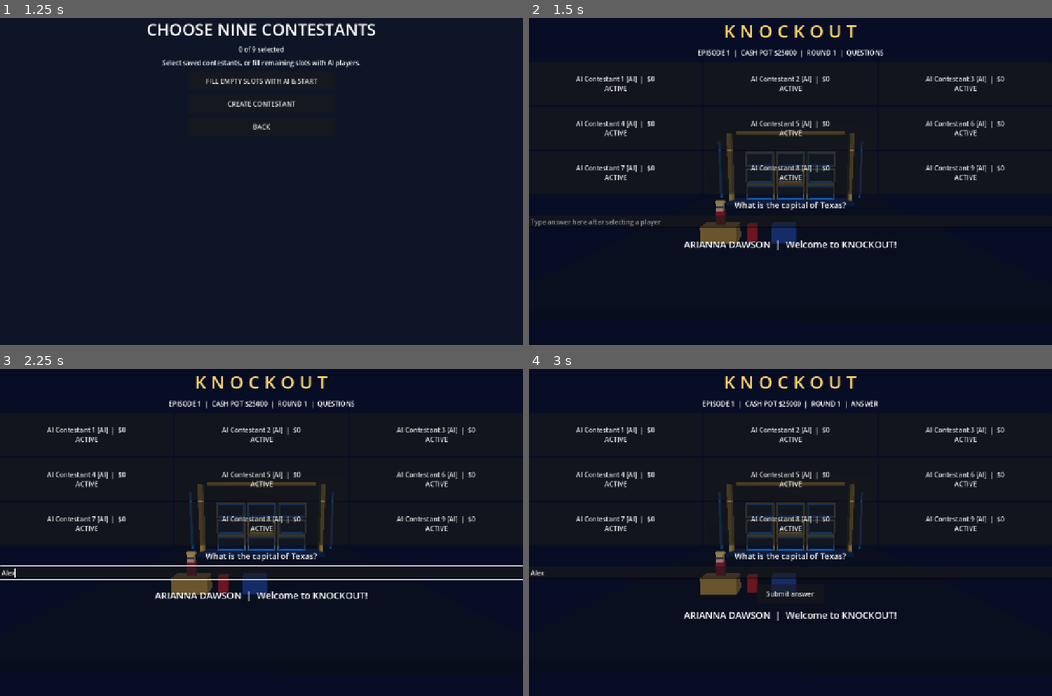
Above: before the commit, frames 1-4 (two rows, left to right).
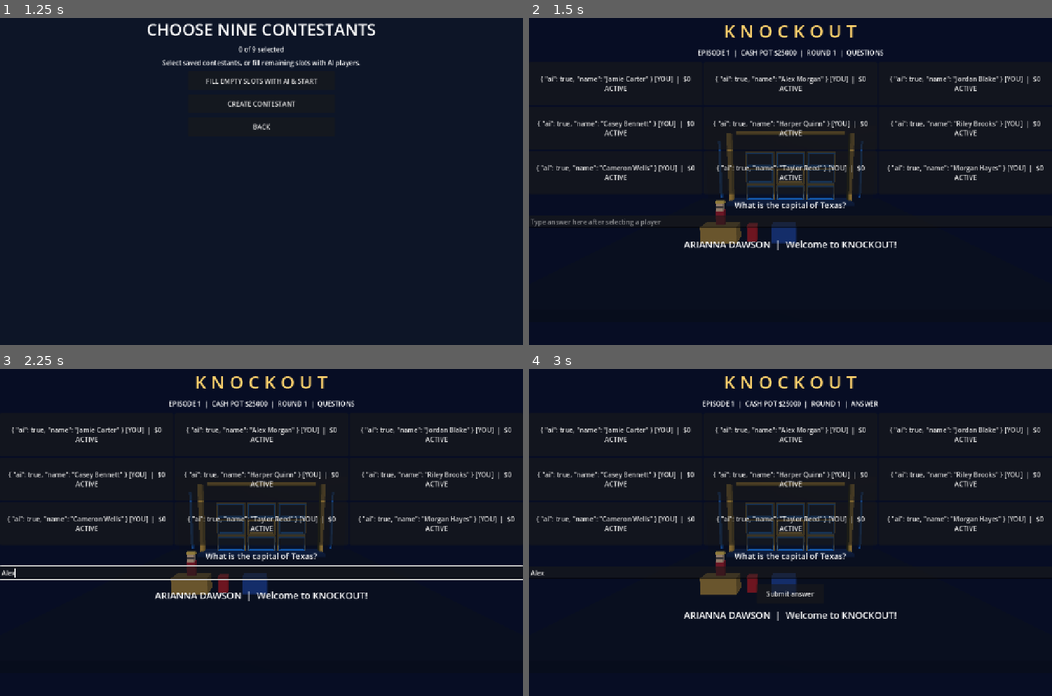
Above: after the commit, the same moments.

Repository: Becksploder2/Knockout
Game: Godot game, scene res://scenes/launcher.tscn
Two runs of this game, one before a commit and one after it. Both use one fixed random seed, a clock stepped at 60 frames per second and the inputs below.
Inputs (mouse positions are in pixels of both pictures, inside the frame that each line leads up to):
- Up to frame 1 (1.25 s): click "PLAY KNOCKOUT" at 0.5 s
- Up to frame 2 (1.5 s): click "FILL EMPTY SLOTS WITH AI & ST…" at 1.25 s
- Up to frame 3 (2.25 s): click (261, 571) at 2.02 s; type "Alex" at 2.1 s
- Up to frame 4 (3 s): click (617, 434) at 2.75 s, where only the run before the commit has a clickable "AI Contestant 1 [AI] | $0 ACT…"

Frame 1 is identical in both runs. In frame 2, 2.7% of the frame differs, in the area x 1-99%, y 17-48%; in frame 3, 2.7%; in frame 4, 2.7%.

Commit message:
Fill AI slots with unique contestant names from roster or original name pool

Diff:
--- a/scripts/launcher.gd
+++ b/scripts/launcher.gd
@@ -119,17 +119,34 @@
 		chosen.append(index)
 	_choose_players()
 
+const AI_STAGE_NAMES := ["Morgan Hayes", "Jordan Blake", "Casey Bennett", "Taylor Reed", "Alex Morgan", "Jamie Carter", "Riley Brooks", "Drew Parker", "Sam Ellis", "Harper Quinn", "Avery Lane", "Cameron Wells"]
+
 func _start_game() -> void:
-	var names: Array = []
+	var lineup: Array = []
+	var used_names: Array = []
 	for index in chosen:
-		names.append(str(roster[index]["name"]))
-	while names.size() < 9:
-		names.append("AI Contestant %d" % (names.size() + 1))
+		var player_name: String = str(roster[int(index)]["name"])
+		lineup.append({"name": player_name, "ai": false})
+		used_names.append(player_name.to_lower())
+	# Fill with named AI contestants, preferring unselected saved roster members.
+	var candidates: Array = []
+	for entry in roster:
+		var candidate_name: String = str(entry.get("name", "")).strip_edges()
+		if not candidate_name.is_empty() and not used_names.has(candidate_name.to_lower()):
+			candidates.append(candidate_name)
+	for candidate_name in AI_STAGE_NAMES:
+		if not used_names.has(candidate_name.to_lower()) and not candidates.has(candidate_name):
+			candidates.append(candidate_name)
+	candidates.shuffle()
+	while lineup.size() < 9 and not candidates.is_empty():
+		var ai_name: String = str(candidates.pop_back())
+		lineup.append({"name": ai_name, "ai": true})
+		used_names.append(ai_name.to_lower())
 	var file := FileAccess.open("user://knockout_lineup.json", FileAccess.WRITE)
 	if file == null:
 		_label("Could not save the contestant lineup.")
 		return
-	file.store_string(JSON.stringify(names))
+	file.store_string(JSON.stringify(lineup))
 	file.close()
 	_label("Opening nine-contestant board...")
 	call_deferred("_enter_board")
